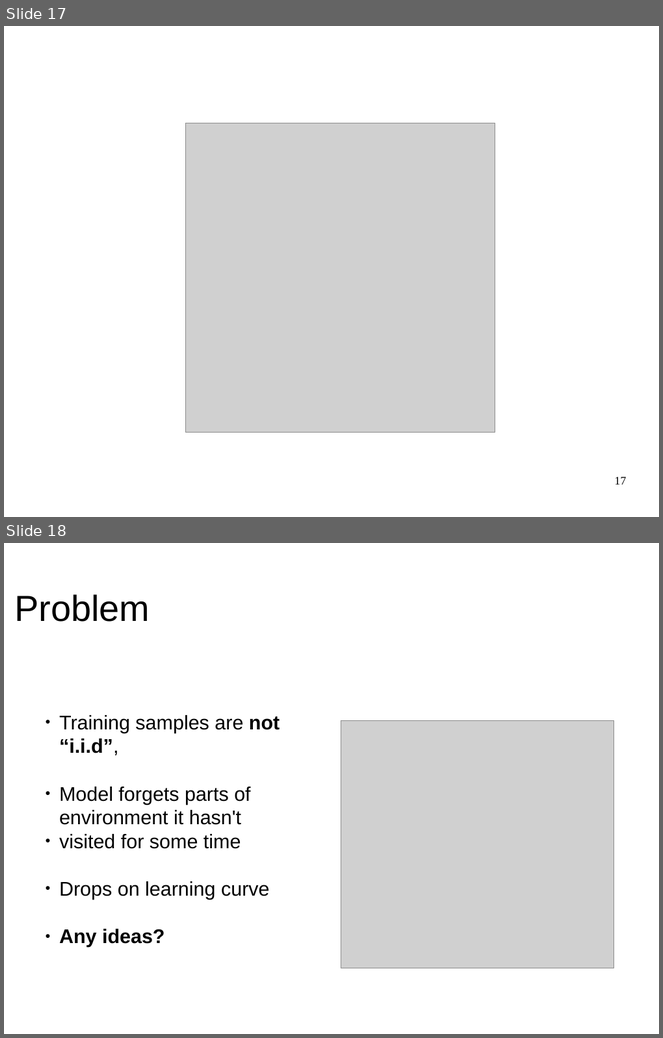
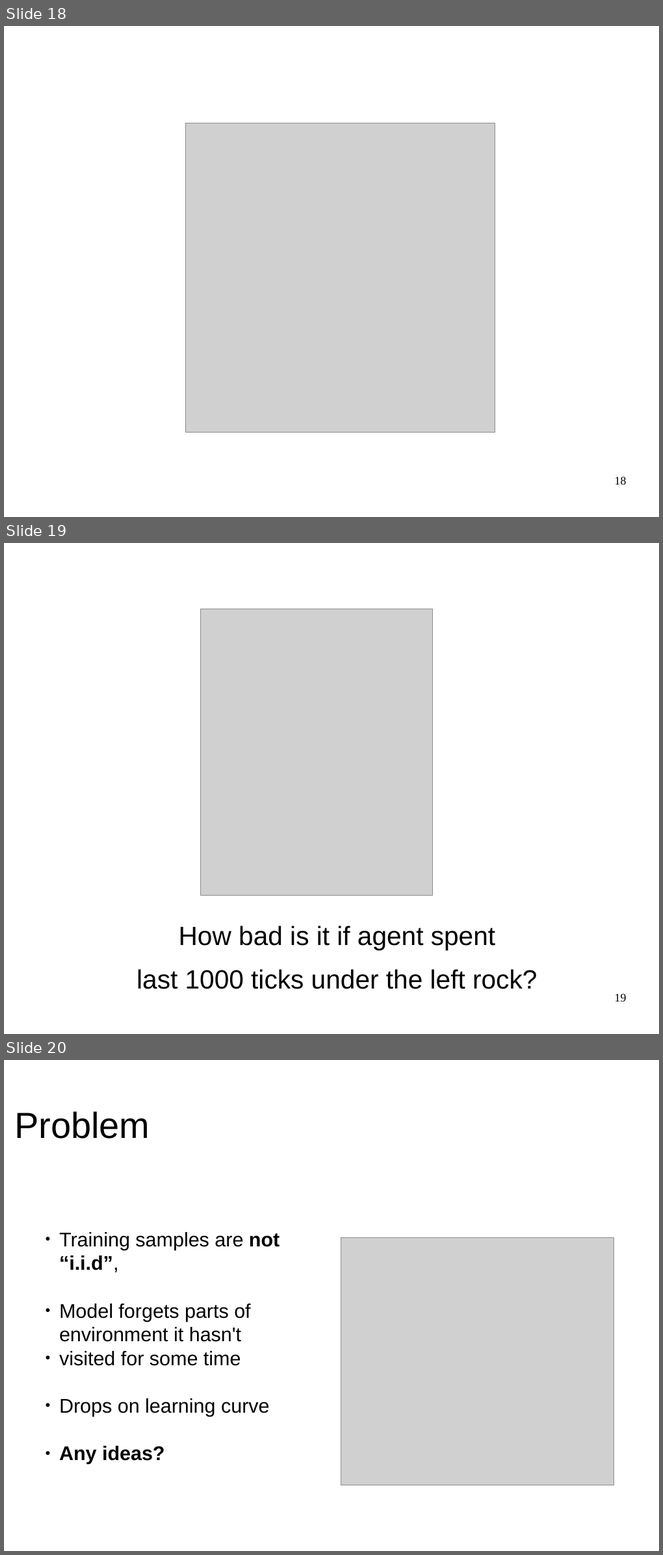
Before and after one commit to yandexdataschool/dqn_binder, a slide deck: slides.odp. Shown one above the other, each under a label of ours: slides 17 and 18 before the commit, slides 18, 19 and 20 after it. The pictures are 663x1038 and 663x1555 pixels, drawn with LibreOffice and Linux fonts; fonts in the diff are those of the drawing; grey boxes stand for pictures. Boxes give left, top, right and bottom in pixels: in the first picture for what was removed or moved away, otherwise in the second. Text is boxed around its words. In the diff, an @@ line names an element or a change of style, - is before the commit and + after.

```diff
--- a/slides.odp
+++ b/slides.odp
@@ slide 19 added at box(4, 543, 659, 1034), background #FFFFFF @@
@@ picture added at box(201, 609, 432, 895) @@
@@ text added at box(137, 926, 537, 990), 32 pt, text #000000 @@
+How bad is it if agent spent
+last 1000 ticks under the left rock?
@@ page number added at box(615, 994, 627, 1002), 14 pt, text #000000 @@
+19
@@ what was slide 17 is now slide 18 @@
@@ page number at box(615, 477, 627, 485): text changed @@
-17
+18
@@ what was slide 18 is now slide 20 @@
```
Also in this commit, not shown: 2 slides changed, 2 other slides added, 1 slide removed, 2 other files.
